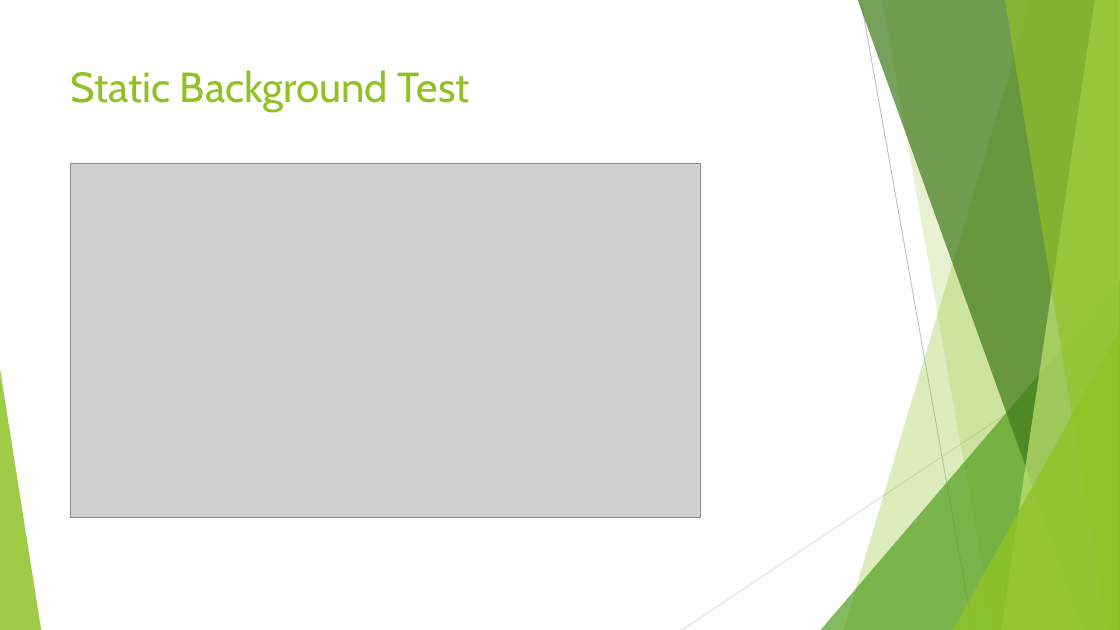
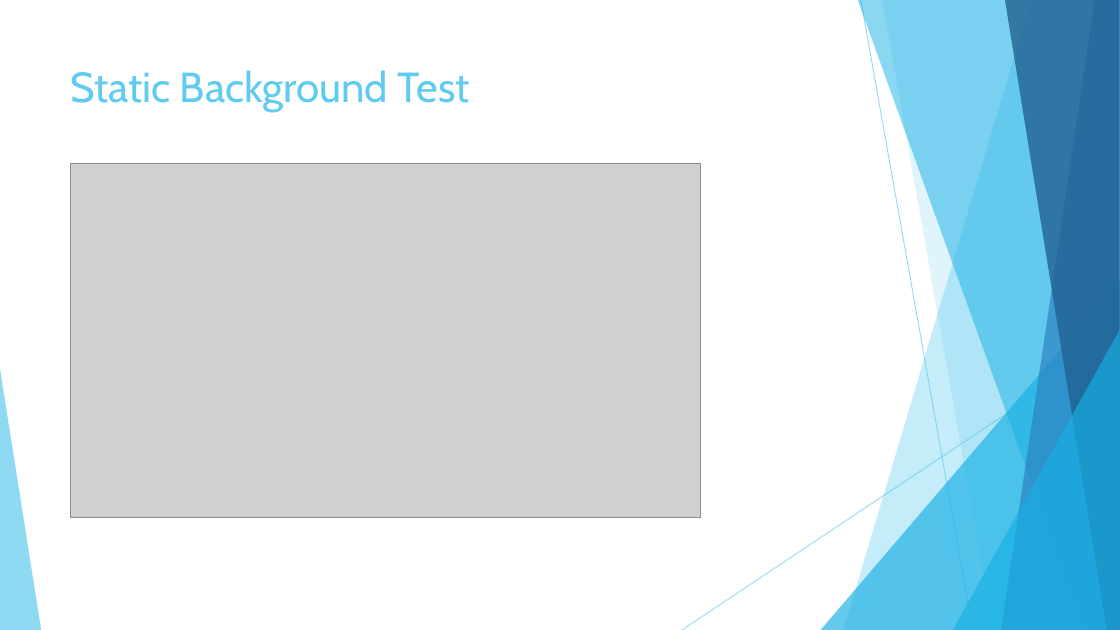
Before and after one commit to JiashuWu/NeuroGraph, a slide deck: slide 19 of Neurograph Project Presentation/Neurograph Presentation Jiashu Wu.pptx. Drawn at 1120x630 pixels with LibreOffice and Linux fonts; fonts in the diff are those of the drawing; grey boxes stand for pictures. Boxes give left, top, right and bottom in pixels: in the first picture for what was removed or moved away, otherwise in the second. Text is boxed around its words. In the diff, an @@ line names an element or a change of style, - is before the commit and + after.

```diff
--- a/Neurograph Project Presentation/Neurograph Presentation Jiashu Wu.pptx
+++ b/Neurograph Project Presentation/Neurograph Presentation Jiashu Wu.pptx
@@ freeform shape at box(844, 0, 1120, 630): fill #90C226 at 30% opacity to #5FCBEF at 36% opacity @@
@@ freeform shape at box(858, 0, 1120, 630): fill #3F7819 at 70% opacity to #17B0E4 at 50% opacity @@
@@ line (861, 0) - (973, 630): stroke #BFBFBF 0.75 pt to #5FCBEF 0.75 pt @@
@@ freeform shape at box(882, 0, 1120, 630): fill #90C226 at 20% opacity to #5FCBEF at 20% opacity @@
@@ freeform shape at box(1002, 0, 1120, 630): fill #C0E474 at 70% opacity to #2E83C3 at 70% opacity @@
@@ freeform shape at box(1005, 0, 1120, 630): fill #90C226 at 65% opacity to #226292 at 80% opacity @@
@@ title "Static Background Test" at box(71, 70, 469, 112): text colour #90C226 to #5FCBEF @@
@@ triangle at box(821, 280, 1120, 630): fill #54A021 at 72% opacity to #17B0E4 at 66% opacity @@
@@ line (1120, 339) - (682, 630): stroke #D9D9D9 0.75 pt to #5FCBEF 0.75 pt @@
@@ triangle at box(953, 330, 1120, 630): fill #90C226 at 80% opacity to #17B0E4 at 66% opacity @@
@@ triangle at box(0, 369, 41, 630): fill #90C226 at 85% opacity to #5FCBEF at 70% opacity @@
```
Also in this commit, not shown: 14 other slides changed, 5 slides added, 1 other file.
